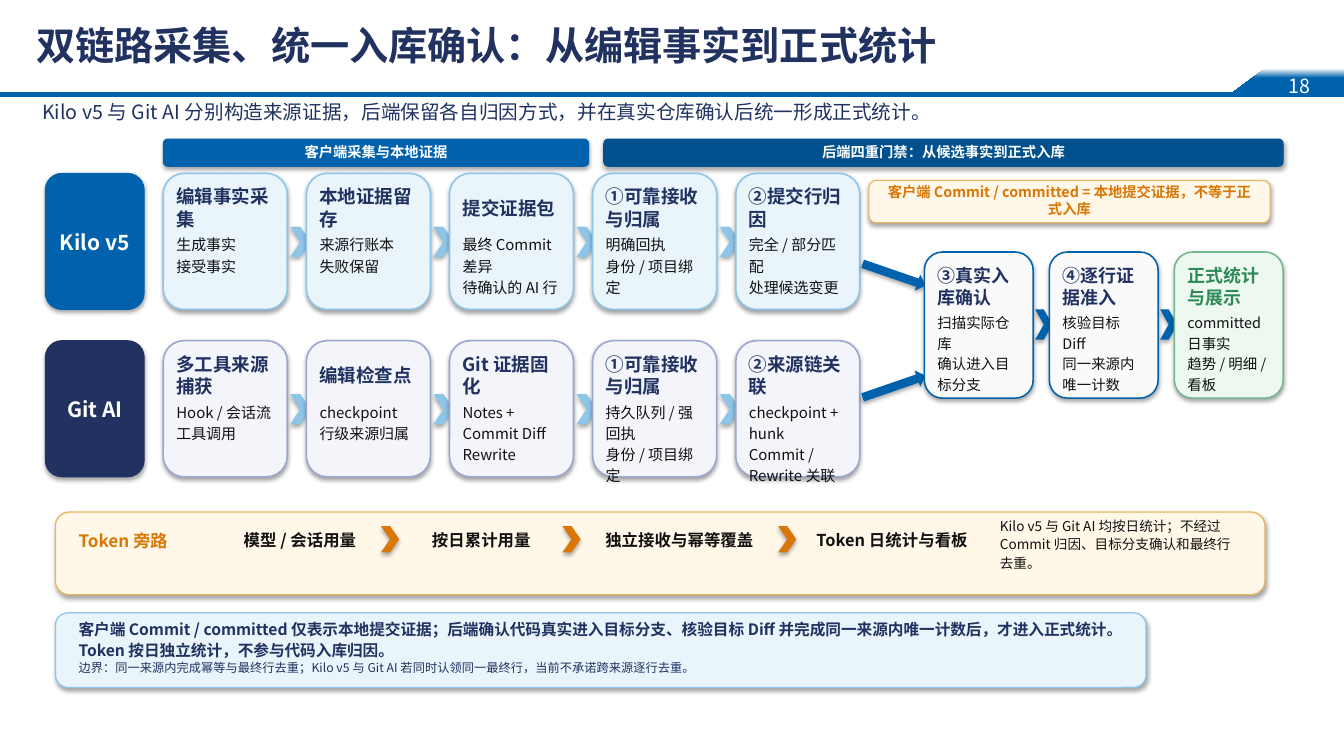
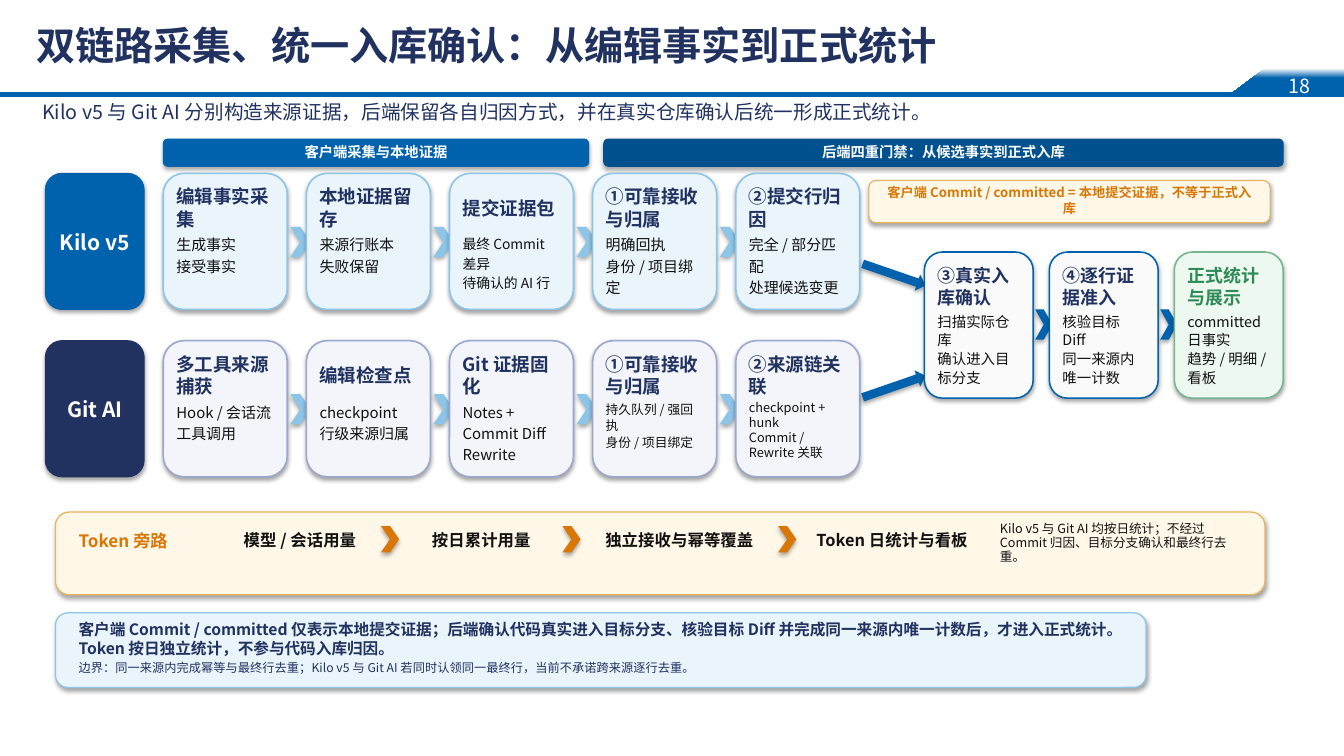
Before and after one commit to glm1024/git-ai, a slide deck: slide 19 of git-ai-ppt/git-ai-research-record.pptx. Drawn at 1344x756 pixels with LibreOffice and Linux fonts; fonts in the diff are those of the drawing; background and template pictures are left out. Boxes give left, top, right and bottom in pixels: in the first picture for what was removed or moved away, otherwise in the second. Text is boxed around its words. In the diff, an @@ line names an element or a change of style, - is before the commit and + after.

```diff
--- a/git-ai-ppt/git-ai-research-record.pptx
+++ b/git-ai-ppt/git-ai-research-record.pptx
@@ text "客户端 Commit / committed = ..." at [887,185,1251,214]: size 10.2 to 9.4 pt @@
@@ text "最终 Commit 差异" at [463,237,550,289]: size 10.7 to 9.9 pt @@
@@ line spacing 1.18 to 1.08 in 3 elements at [937,315,1009,384], [1062,315,1134,384], [1187,315,1261,384] @@
@@ text "持久队列 / 强回执" at [606,403,693,448]: size 10.7 to 9.1 pt; line spacing 1.18 to 1.08 @@
@@ text "checkpoint + hunk" at [749,402,822,458]: size 10.7 to 9.1 pt; line spacing 1.18 to 0.98 @@
@@ text "Kilo v5 与 Git AI ..." at [1000,522,1227,562]: size 9.7 to 9 pt; line spacing 1.15 to 0.95 @@
@@ text "客户端 Commit / committed 仅表示本地提交证据；后端确认代码真实进入目标分支、核验目标 ..." at [79,621,1123,656]: line spacing 1.1 to 1 @@
```
Also in this commit, not shown: 3 other slides changed, 3 other files.
